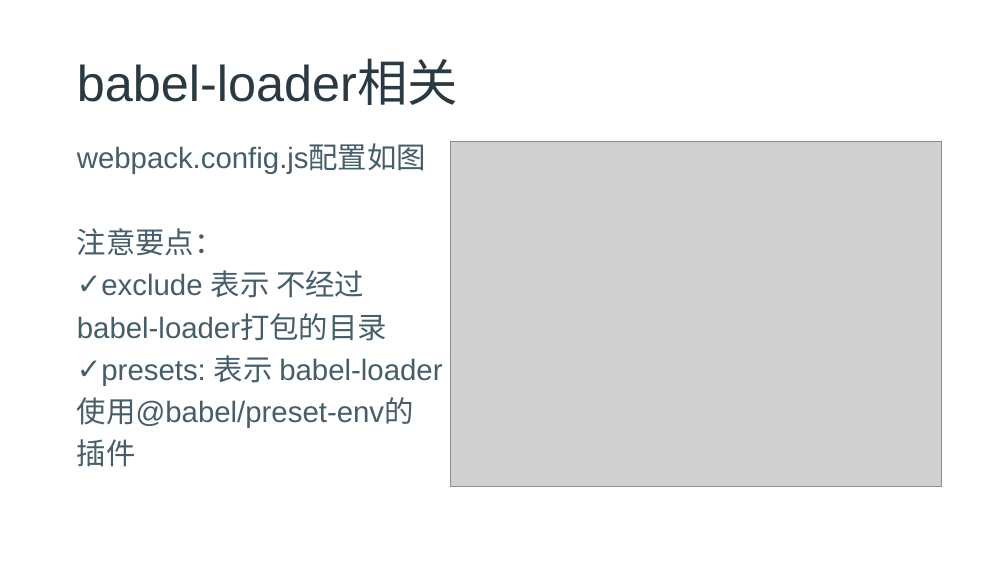
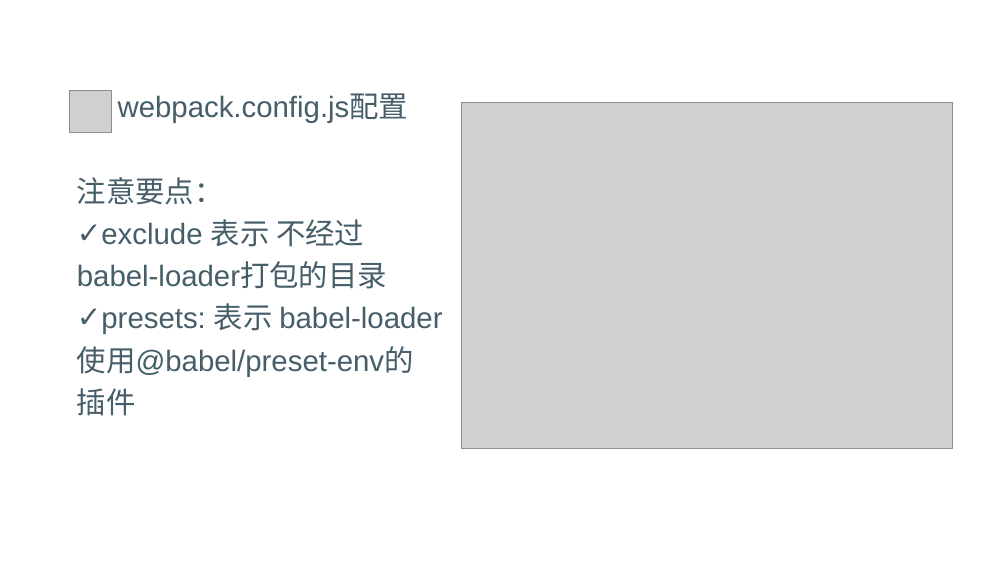
Before and after one commit to freeozyl80/webpack-lesson, a slide deck: slide 28 of chapter4/chapter4pptx.pptx (slide 23 before the commit). Drawn at 1008x567 pixels with LibreOffice and Linux fonts; fonts in the diff are those of the drawing; grey boxes stand for pictures; background and template pictures are left out. Boxes give left, top, right and bottom in pixels: in the first picture for what was removed or moved away, otherwise in the second. Text is boxed around its words. In the diff, an @@ line names an element or a change of style, - is before the commit and + after.

```diff
--- a/chapter4/chapter4pptx.pptx
+++ b/chapter4/chapter4pptx.pptx
@@ text "webpack.config.js配置": place and size @@
-text "webpack.config.js配置" at <box>77,145,442,467</box>
+text "webpack.config.js配置" at <box>77,94,442,416</box>
@@ title removed at <box>77,61,458,105</box> @@
-babel-loader相关
@@ picture added at <box>70,91,112,133</box> @@
@@ text at <box>118,94,409,123</box>: text changed @@
-webpack.config.js配置如图
+webpack.config.js配置
@@ picture: place and size @@
-picture at <box>450,141,941,487</box>
+picture at <box>461,103,953,448</box>
```
Also in this commit, not shown: 21 other slides changed, 14 slides added, 6 slides removed, 5 other files.
